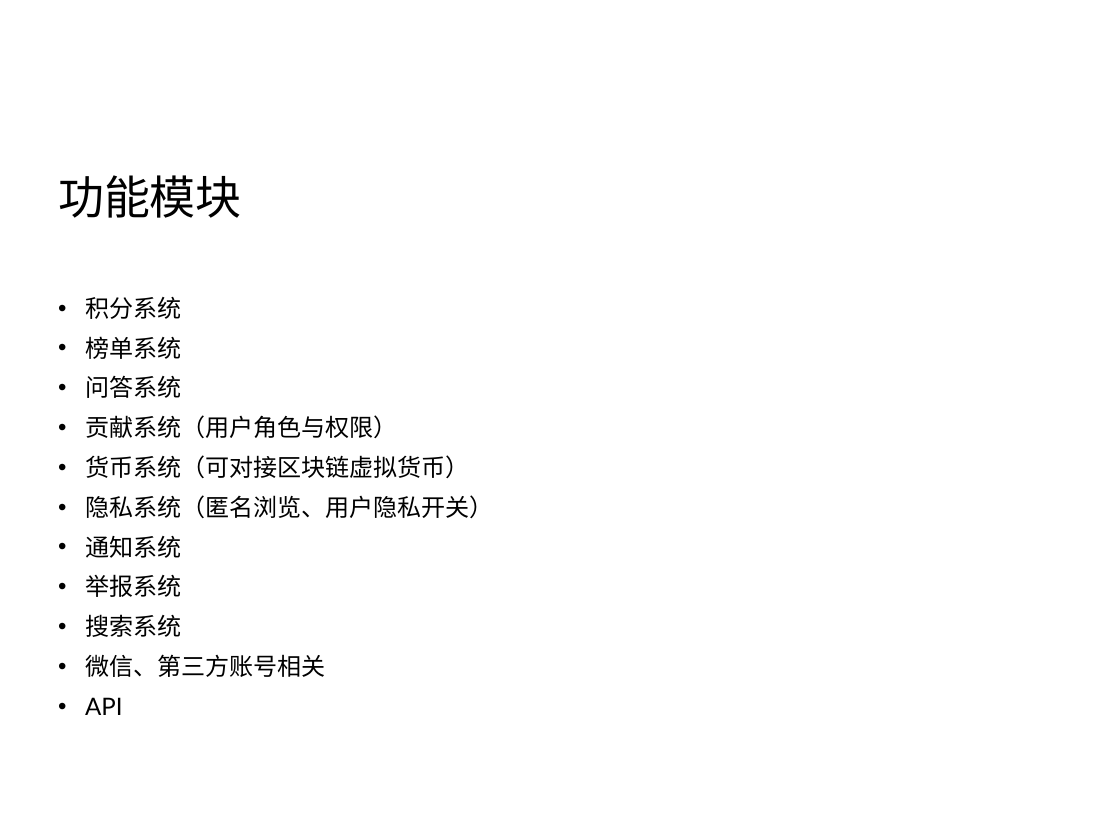
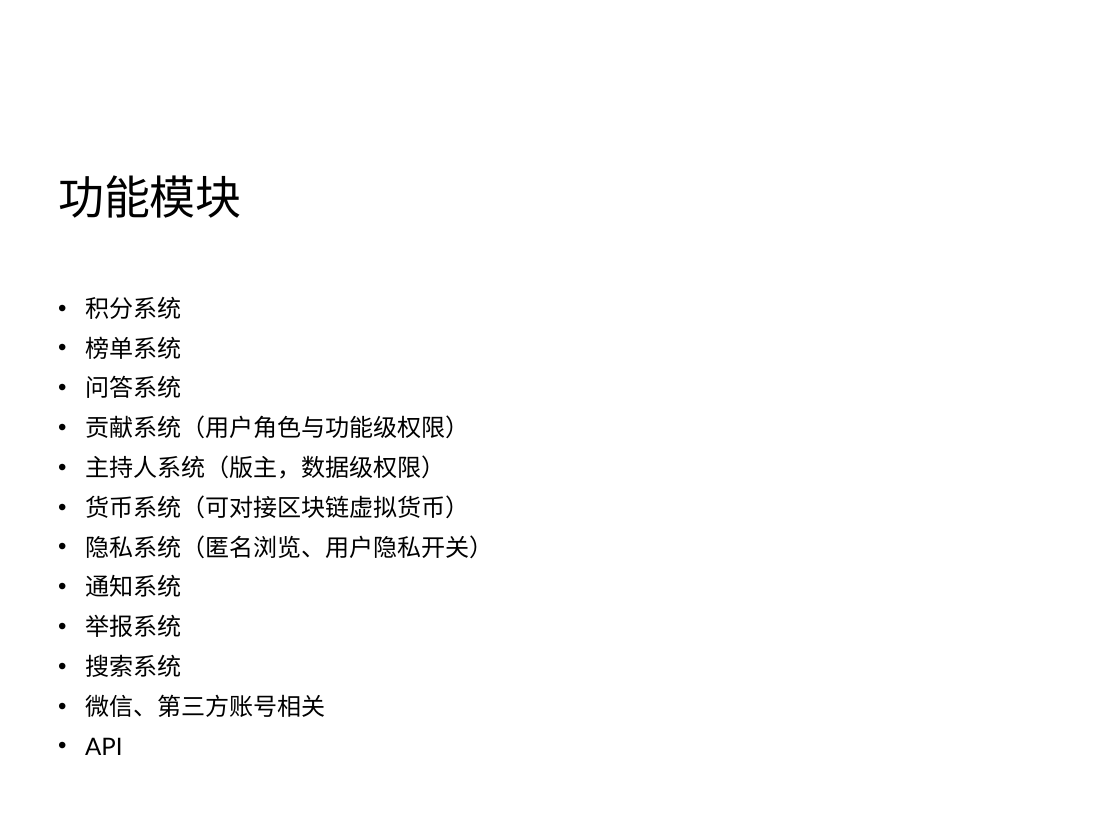
Before and after one commit to Vanessa219/b3log-index, a slide deck: slide 5 of src/sym/syme-intro.pptx. Drawn at 1120x840 pixels with LibreOffice and Linux fonts; fonts in the diff are those of the drawing; background and template pictures are left out. Boxes give left, top, right and bottom in pixels: in the first picture for what was removed or moved away, otherwise in the second. Text is boxed around its words. In the diff, an @@ line names an element or a change of style, - is before the commit and + after.

```diff
--- a/src/sym/syme-intro.pptx
+++ b/src/sym/syme-intro.pptx
@@ text at [85, 415, 469, 479]: text changed @@
-• 贡献系统（用户角色与权限）
+• 贡献系统（用户角色与功能级权限）
+• 主持人系统（版主，数据级权限）
```
Also in this commit, not shown: 9 other slides changed, 1 slide added.
